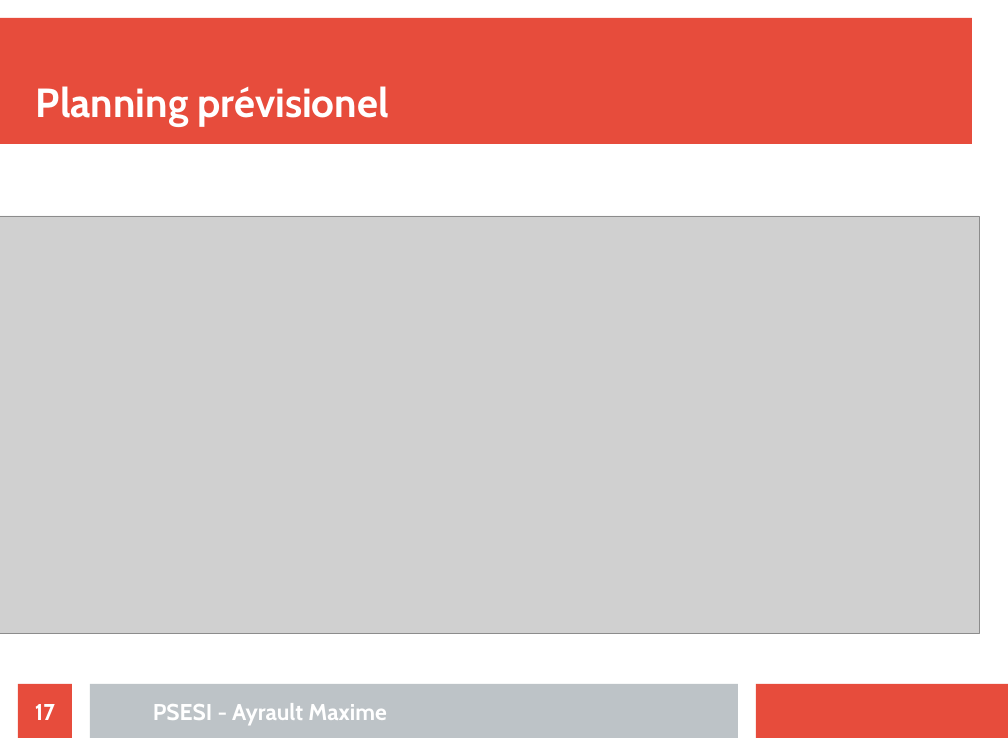
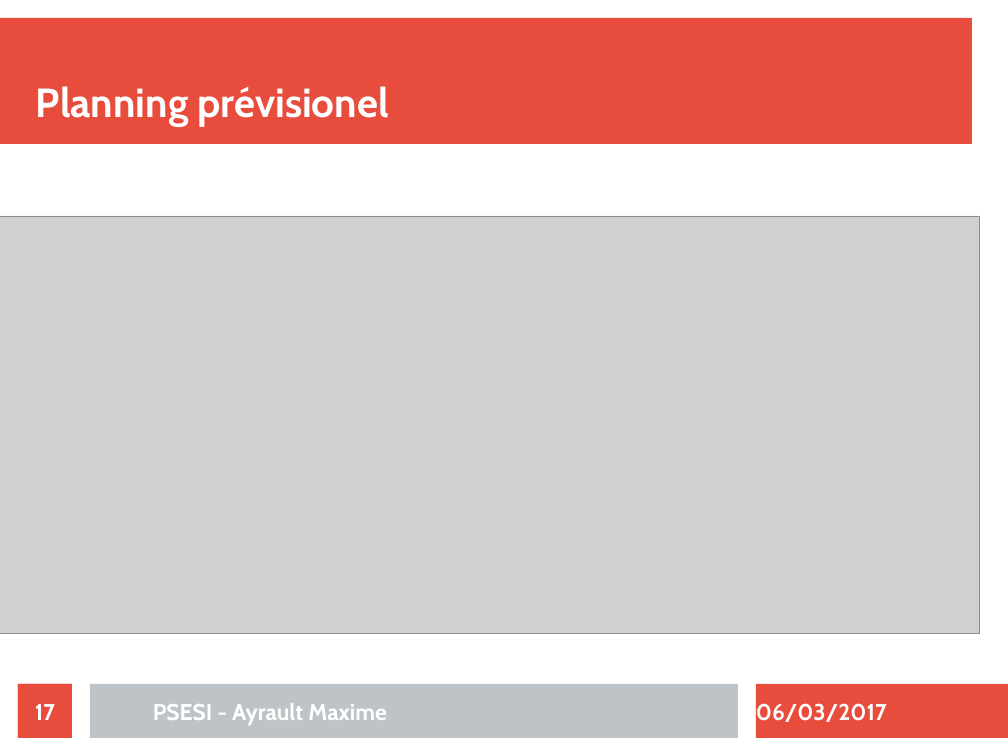
Before and after one commit to maximouth/CBI, a slide deck: slide 17 of Presentation/presentation.odp. Drawn at 1008x756 pixels with LibreOffice and Linux fonts; fonts in the diff are those of the drawing; grey boxes stand for pictures. Boxes give left, top, right and bottom in pixels: in the first picture for what was removed or moved away, otherwise in the second. Text is boxed around its words. In the diff, an @@ line names an element or a change of style, - is before the commit and + after.

```diff
--- a/Presentation/presentation.odp
+++ b/Presentation/presentation.odp
@@ rectangle removed at <box>756,684,1008,738</box> @@
@@ freeform shape added at <box>756,684,1008,738</box>, fill #E74C3C @@
@@ text added at <box>756,703,887,722</box>, 18 pt, text #FFFFFF, bold @@
+06/03/2017
```
Also in this commit, not shown: 15 other slides changed, 4 slides added, 4 slides removed.
